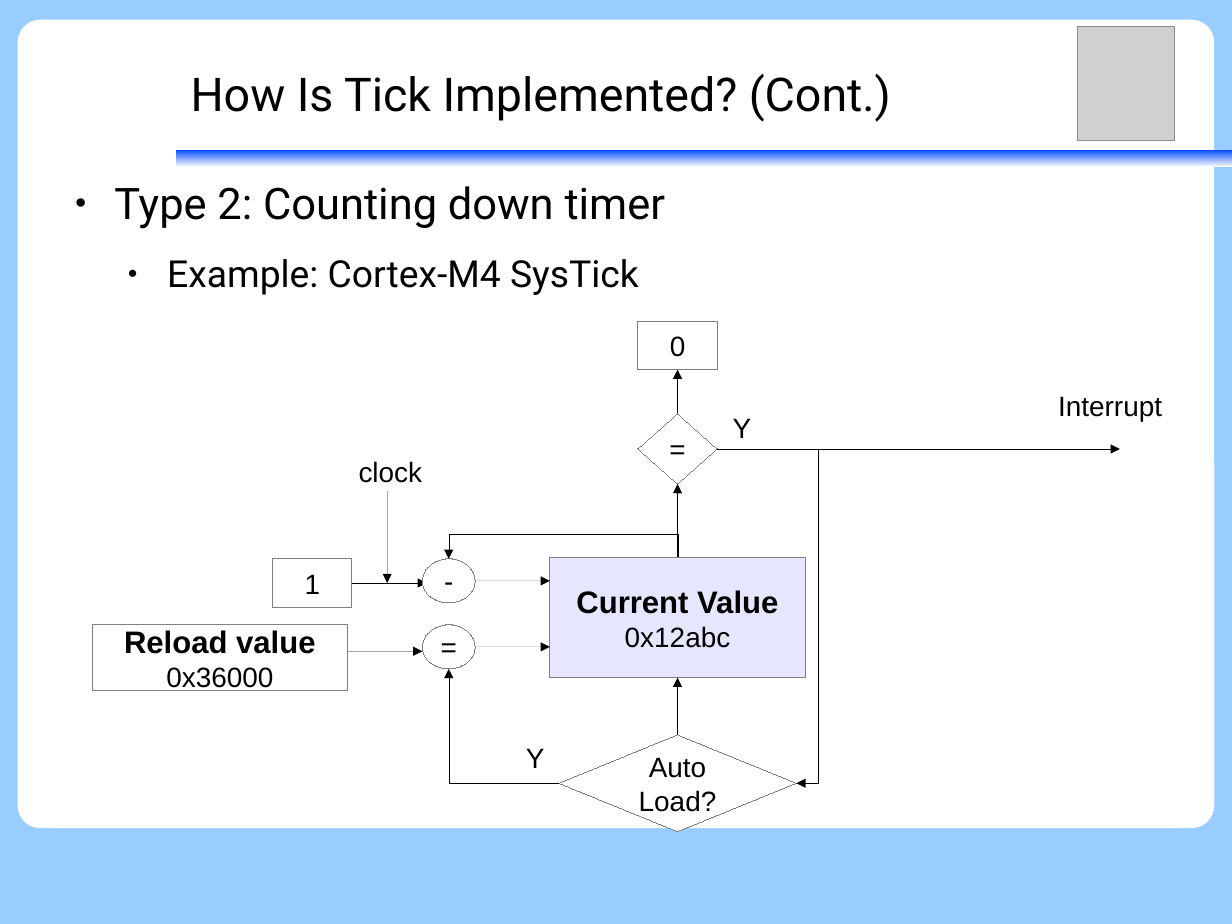
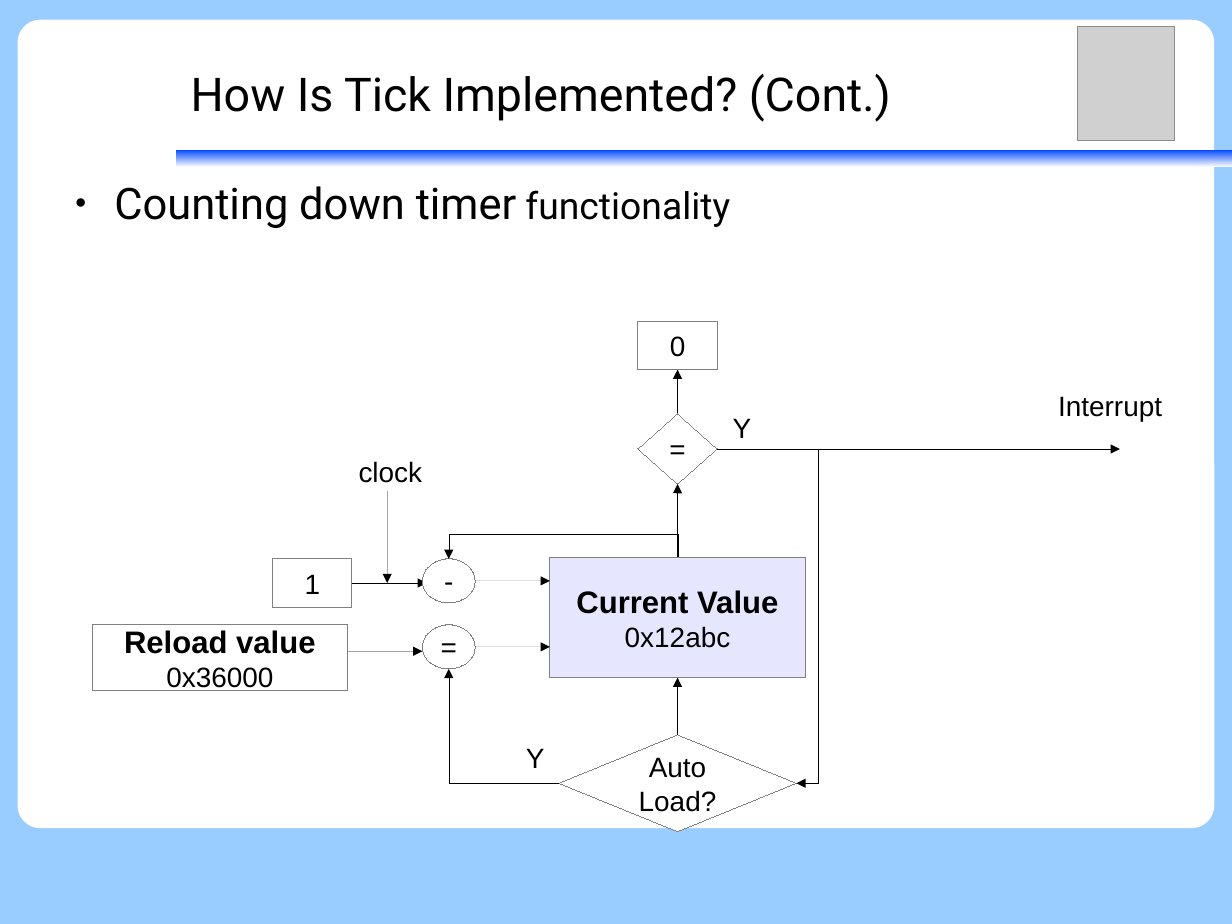
Before and after one commit to vh21/documents, a slide deck: slide 12 of ukernel/f9-microkernel-ktimer.odp (slide 9 before the commit). Drawn at 1232x924 pixels with LibreOffice and Linux fonts; fonts in the diff are those of the drawing; grey boxes stand for pictures. Boxes give left, top, right and bottom in pixels: in the first picture for what was removed or moved away, otherwise in the second. Text is boxed around its words. In the diff, an @@ line names an element or a change of style, - is before the commit and + after.

```diff
--- a/ukernel/f9-microkernel-ktimer.odp
+++ b/ukernel/f9-microkernel-ktimer.odp
@@ text at bbox=[114, 186, 730, 228]: text changed; size 24 to 28 pt @@
-● Type 2: Counting down timer
-  ● Example: Cortex-M4 SysTick
+● Counting down timer functionality
```
Also in this commit, not shown: 2 other slides changed, 5 slides added, 1 slide removed.
